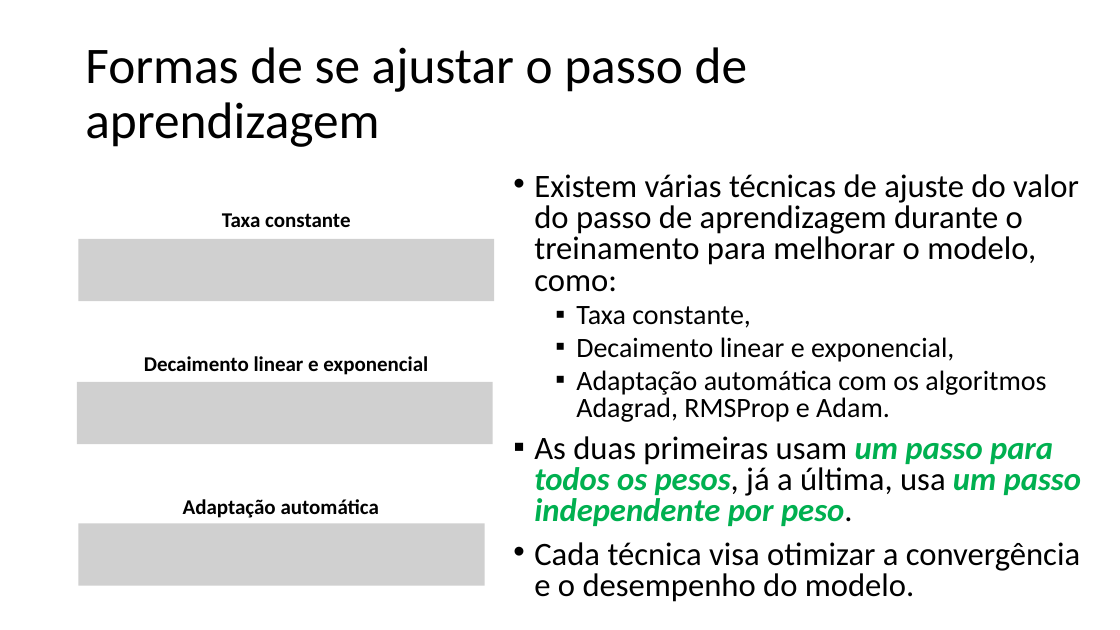
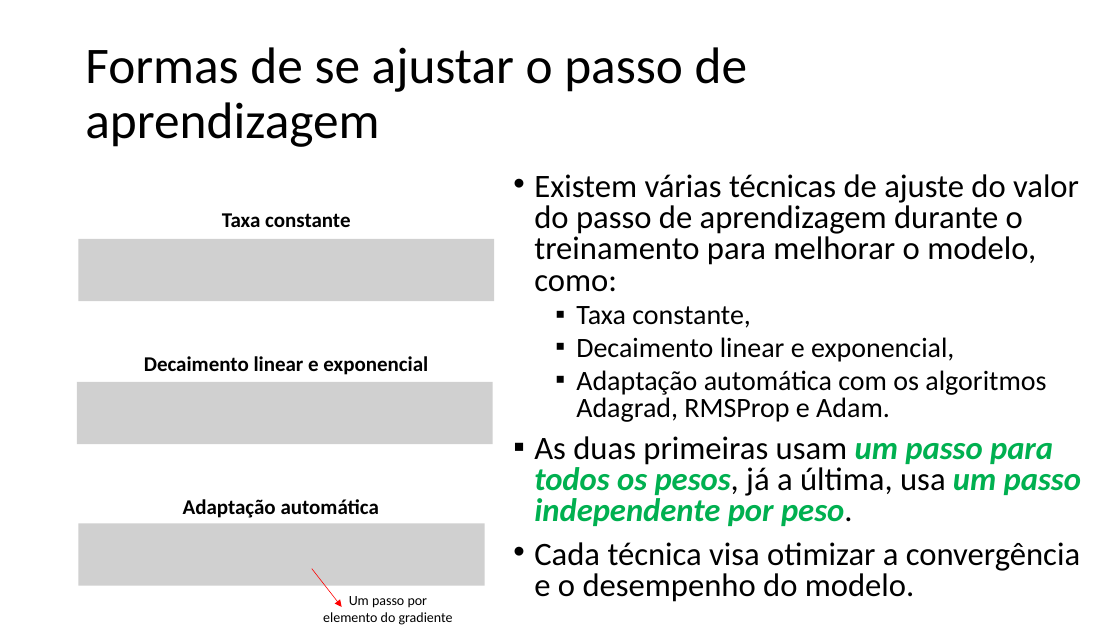
Before and after one commit to zz4fap/tp557-iot-ml, a slide deck: slide 22 of slides/TP557_6_Minimizando_o_erro.pptx. Drawn at 1120x630 pixels with LibreOffice and Linux fonts; fonts in the diff are those of the drawing; grey boxes stand for pictures. Boxes give left, top, right and bottom in pixels: in the first picture for what was removed or moved away, otherwise in the second. Text is boxed around its words. In the diff, an @@ line names an element or a change of style, - is before the commit and + after.

Commit message:
update of slides

```diff
--- a/slides/TP557_6_Minimizando_o_erro.pptx
+++ b/slides/TP557_6_Minimizando_o_erro.pptx
@@ arrow added from (312, 569) to (342, 607), #FF0000 0.5 pt @@
@@ text added at box(323, 596, 453, 625), 12 pt, text #000000 @@
+Um passo por elemento do gradiente
```
Also in this commit, not shown: 2 other files.
